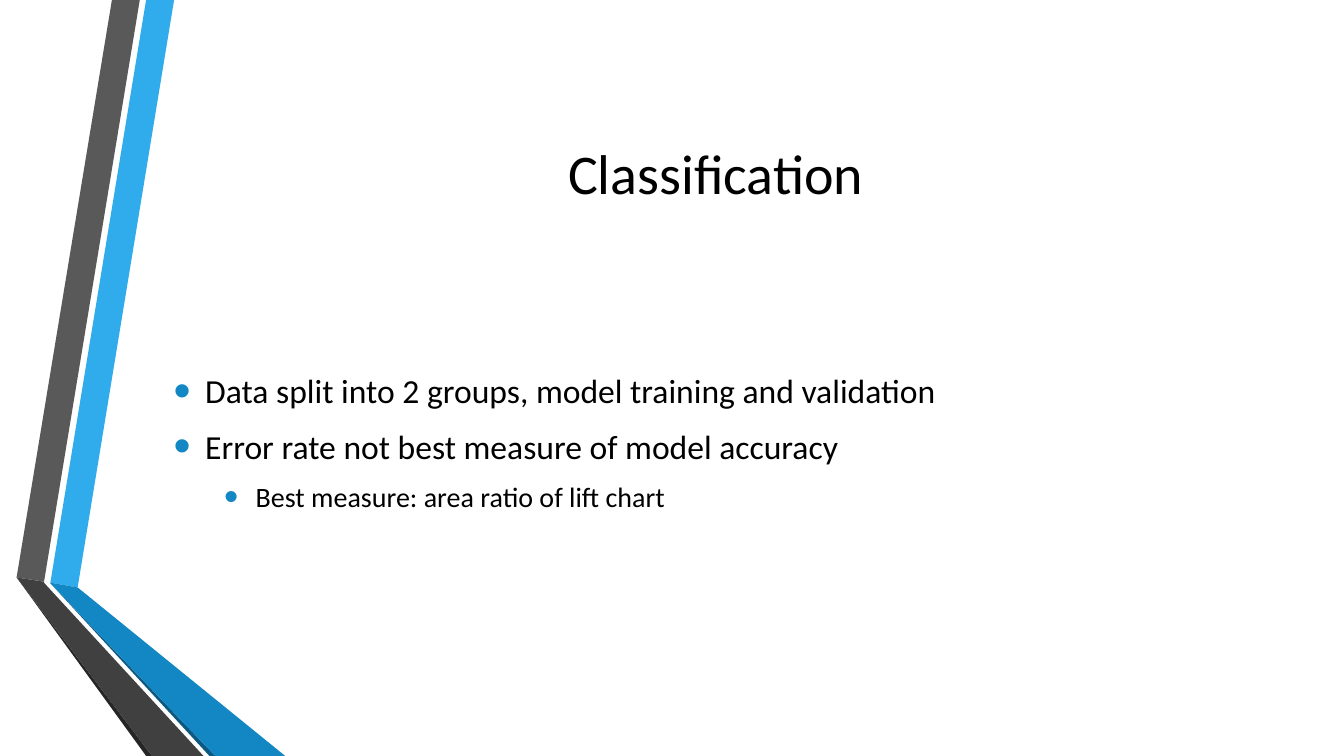
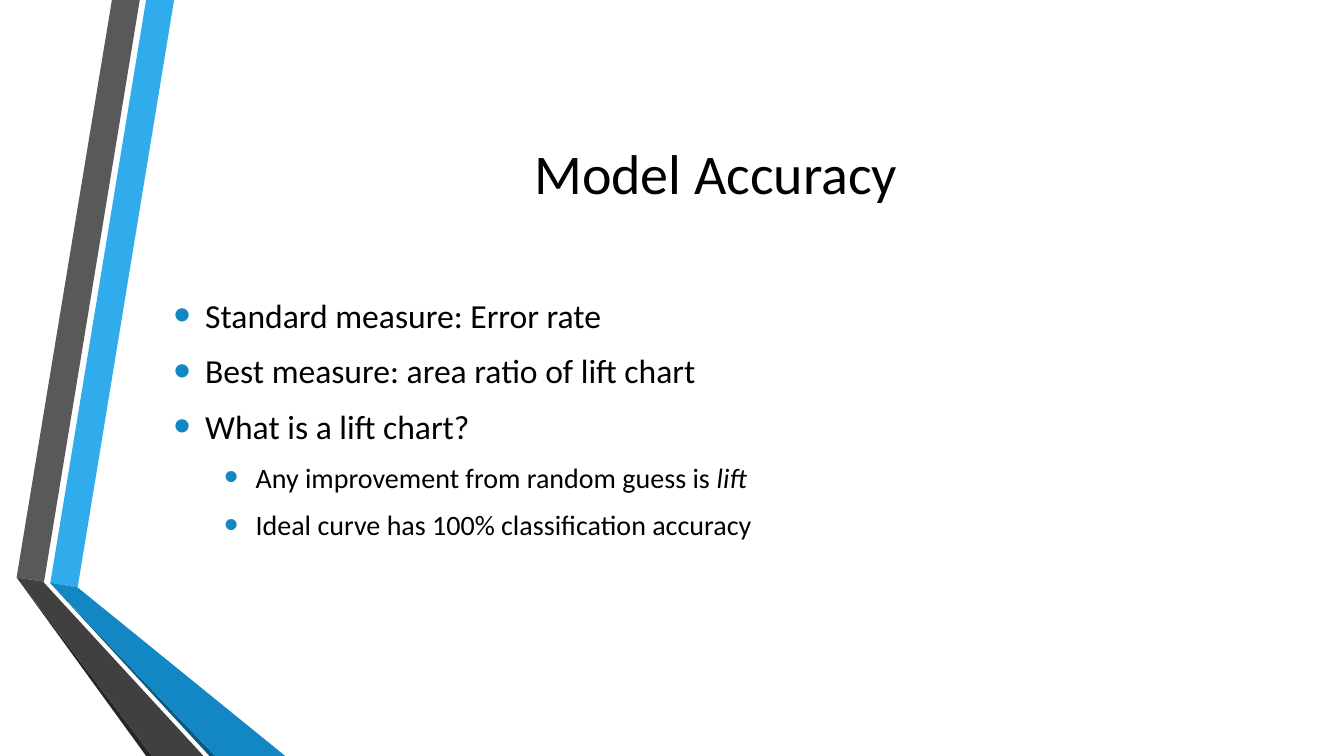
Before and after one commit to jb08/credit_card_default_ML, a slide deck: slide 3 of Predicting_Credit_Card_defaults.pptx. Drawn at 1344x756 pixels with LibreOffice and Linux fonts; fonts in the diff are those of the drawing; background and template pictures are left out. Boxes give left, top, right and bottom in pixels: in the first picture for what was removed or moved away, otherwise in the second. Text is boxed around its words. In the diff, an @@ line names an element or a change of style, - is before the commit and + after.

```diff
--- a/Predicting_Credit_Card_defaults.pptx
+++ b/Predicting_Credit_Card_defaults.pptx
@@ title at [534,155,897,203]: text changed @@
-Classification
+Model Accuracy
@@ text at [205,304,601,329]: text changed @@
-• Data split into 2 groups, model training and validation
-• Error rate not best measure of model accuracy
+• Standard measure: Error rate
@@ text at [205,359,695,384]: size 20 to 24 pt in "Best measure: area ratio of lift chart"; list level 2 to 1 in "Best measure: area ratio of ..." @@
@@ text at [205,415,751,540]: paragraphs added @@
+• What is a lift chart?
+  • Any improvement from random guess is lift
+  • Ideal curve has 100% classification accuracy
```
Also in this commit, not shown: 4 other slides changed, 1 slide added, 1 slide removed, 1 other file.
